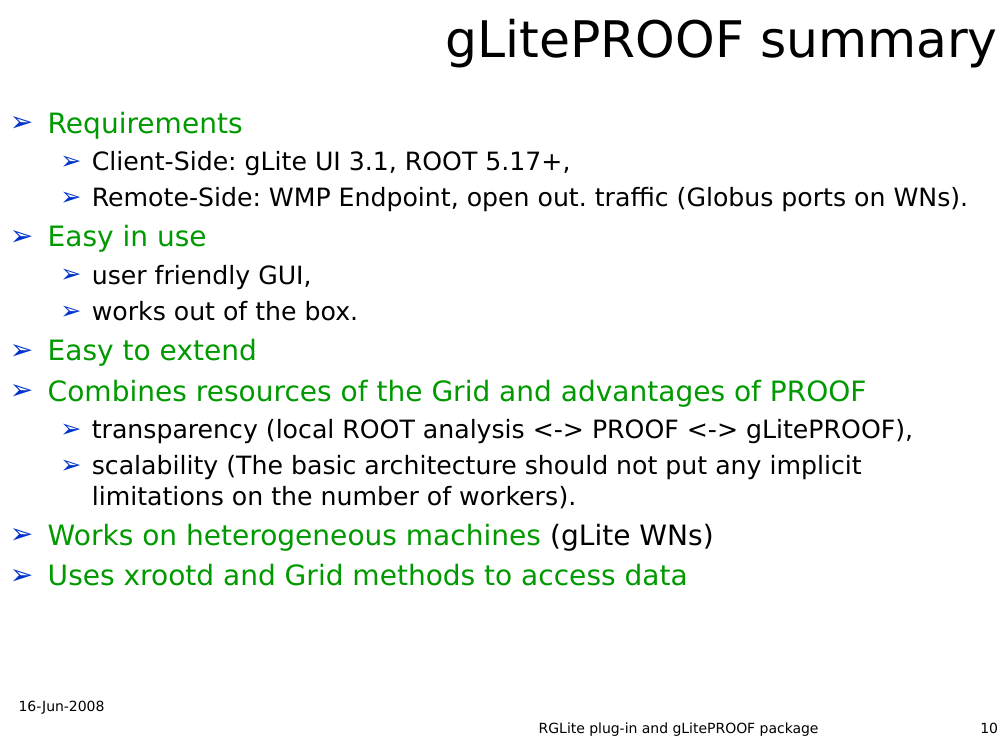
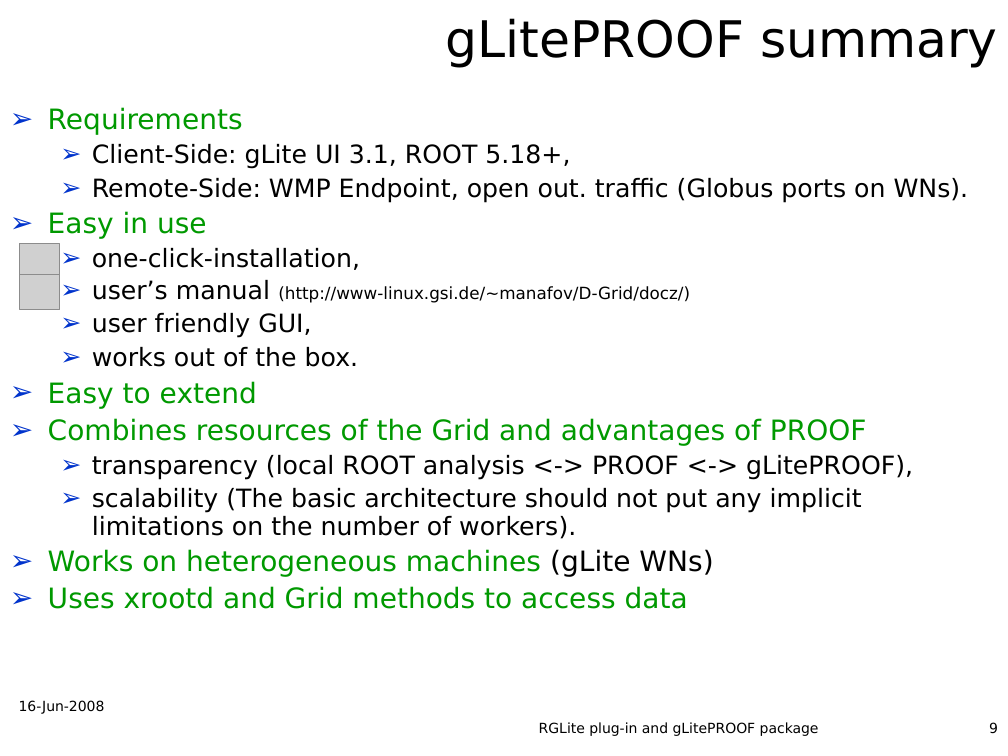
Before and after one commit to AnarManafov/PoDDocumentation, a slide deck: slide 9 of HEPCG-Workshops/2008-Jun/HEPCG-Workshops-2008-Jun-RGLite_gLitePROOF-GSI.ppt (slide 10 before the commit). Drawn at 1008x756 pixels with LibreOffice and Linux fonts; fonts in the diff are those of the drawing; grey boxes stand for pictures; background and template pictures are left out. Boxes give left, top, right and bottom in pixels: in the first picture for what was removed or moved away, otherwise in the second. Text is boxed around its words. In the diff, an @@ line names an element or a change of style, - is before the commit and + after.

```diff
--- a/HEPCG-Workshops/2008-Jun/HEPCG-Workshops-2008-Jun-RGLite_gLitePROOF-GSI.ppt
+++ b/HEPCG-Workshops/2008-Jun/HEPCG-Workshops-2008-Jun-RGLite_gLitePROOF-GSI.ppt
@@ text at box(48, 107, 969, 609): line spacing 1 to 0.9 @@
@@ text at box(92, 144, 570, 169): text changed @@
-  ➢ Client-Side: gLite UI 3.1, ROOT 5.17+,
+  ➢ Client-Side: gLite UI 3.1, ROOT 5.18+,
@@ picture added at box(20, 243, 59, 278) @@
@@ text at box(92, 248, 690, 303): paragraphs added @@
+  ➢ one-click-installation,
+  ➢ user’s manual (http://www-linux.gsi.de/~manafov/D-Grid/docz/)
@@ picture added at box(20, 275, 59, 310) @@
@@ page number at box(989, 722, 998, 734): text changed @@
-10
+9
```
Also in this commit, not shown: 5 other slides changed, 1 slide removed.
